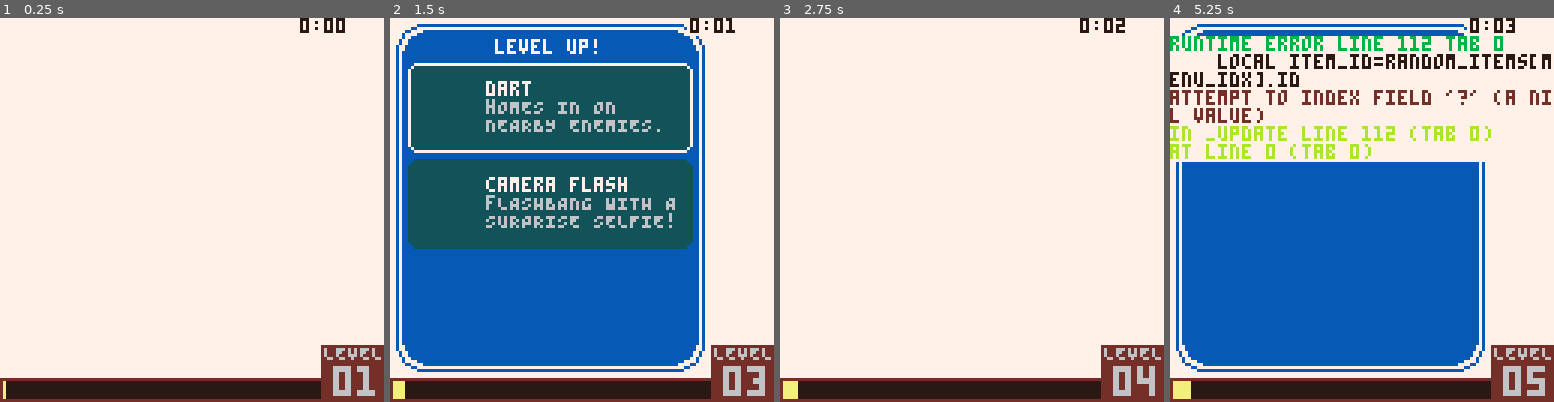
Above: before the commit, frames 1-4 (left to right).
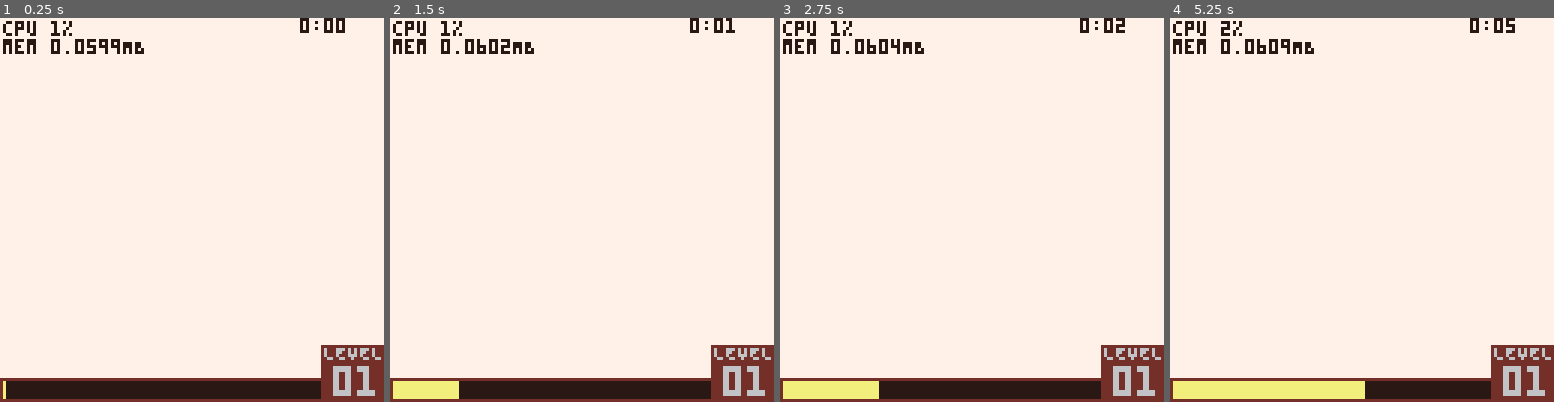
Above: after the commit, the same moments.

Repository: wsasaki01/bath-hack-2026
Game: PICO-8 cartridge fake.p8
The game is run twice, just before and just after one commit, with the same random seed, the same clock (stepped at 60 frames per second) and the same inputs.
Inputs:
- Up to frame 1 (0.25 s): no input
- Up to frame 2 (1.5 s): tap X (X key) at 0.33, 1.07 s; tap O (Z key) at 0.7 s
- Up to frame 3 (2.75 s): hold Right 1.6-2.1 s; tap O (Z key) at 1.7, 2.1, 2.5 s; tap X (X key) at 1.85 s; hold Up 2.15-2.42 s; hold Right from 2.47 s (still down)
- Up to frame 4 (5.25 s): tap O (Z key) every 0.4 s from 2.9 to 4.9 s; tap X (X key) at 2.97, 4.08, 5.2 s; release Right at 3.03 s; hold Left 3.08-3.58 s; hold Down 3.63-3.97 s; hold Right 4.02-4.68 s; hold Up 4.73-5.03 s; hold Left from 5.08 s (still down)

The runs differ from the first frame. In frame 1, 0.9% of the frame differs, in the area x 0-38%, y 0-10%; in frame 2, 68%, in the area x 0-98%, y 0-100%; in frame 3, 2.2%; in frame 4, 54%.
Error before the commit: runtime error line 112 tab 0; local item_id=random_items[menu_idx].id; attempt to index field '?' (a nil value)

Commit message:
figuring out projectile stuff

Diff:
--- a/draw.lua
+++ b/draw.lua
@@ -77,7 +77,7 @@
 	end
 
 	-- DEBUG: CPU and Mem usage
-	--[[
+	--[[]]
 	debugs = {
 		"cpu "..tostr(flr(stat(1)*100)).."%",
 		"mem "..tostr(stat(0)/1024).."MB",
@@ -88,7 +88,7 @@
 		print("\#0"..d,1,1+i*6,7)
 		i+=1
 	end
-	]]
+
 end
 
 -- Control code prefix for selected menu item
--- a/init.lua
+++ b/init.lua
@@ -52,11 +52,13 @@
 
 	-- Setup enemies
 	enemies_setup()
-	enemy_limit = 5
+	enemy_limit = 15
 	enemy_respawn_gap = 20
 
 	-- Add a new item to roster
 	items = {}
+	add(items, create_item(1))
+	item_data[1].equipped = true
 
 	-- Selecting an item on level up
 	selecting_item = false
--- a/player.lua
+++ b/player.lua
@@ -7,7 +7,7 @@
 	xp = 0,
 	level = 1,
 	score_update = function(_ENV)
-		if xp>9 then
+		if xp>100 then
 			level += 1
 			xp = level % 100
 			global.selecting_item = true
--- a/projectiles.lua
+++ b/projectiles.lua
@@ -20,10 +20,13 @@
 				self.x += cos(self.dir) * self.speed
 				self.y += sin(self.dir) * self.speed
 
+				printh(cos(self.dir) * self.speed)
+				printh(sin(self.dir) * self.speed)
+
 				-- Destroy self if colliding with enemy
 				-- TODO: decrease parent's health
 				if collide_2(self, parent_enemy) then
-					parent_enemy.health -= self.damage
+					--parent_enemy.health -= self.damage
 					del(parent_enemy.projs, self)
 				end
 			end,
@@ -38,6 +41,7 @@
 			end,
 		})
 
+		-- TODO: figure out why type 1 projectile is so broken
 		if type==2 then
 			proj.dir = start_dir	-- Direction needs to change slowly over time
 			proj.alive_cnt = 0		-- New direction function only used for first 30 frames
@@ -78,16 +82,17 @@
 			local near_d = 10000
 			for e in all(global.enemies) do
 				-- Find enemy which is closest
-				local dist = sqrt((px-e.x)^2, (py-e.y)^2)
+				local dist = sqrt((px-e.x)^2 + (py-e.y)^2)
 				if dist < near_d then
 					near_e = e
+					near_d = dist
 				end
 			end
 			if near_e != 0 then
 				local proj_list = {}
 
 				if type==1 then
-					add(proj_list, create_proj(px, py, 0))
+					add(proj_list, create_proj(px, py, 1))
 				elseif type==2 then
 					for i=-1,1 do
 						add(proj_list, create_proj(px, py, 2, global.plyr.dir-0.5+i*0.45))
